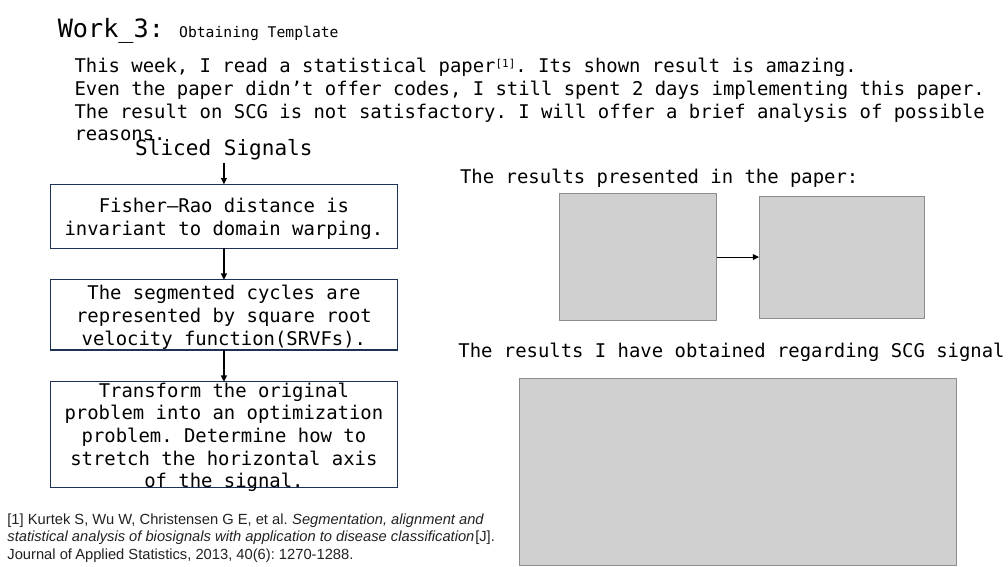
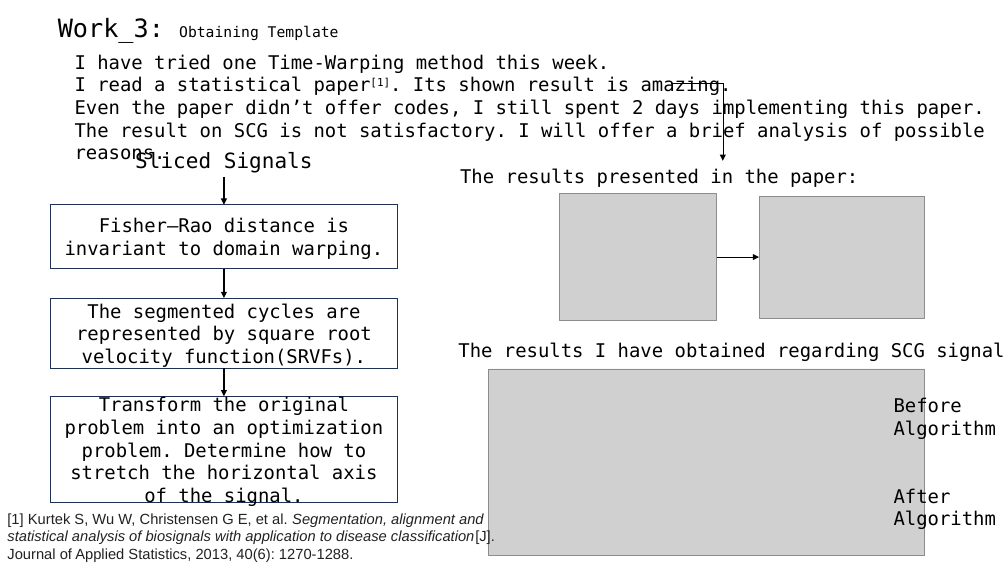
Before and after one commit to A-Big-Tortoise/Presentation, a slide deck: slide 13 of Presentation_918_JiayuChen.pptx. Drawn at 1008x567 pixels with LibreOffice and Linux fonts; fonts in the diff are those of the drawing; grey boxes stand for pictures. Boxes give left, top, right and bottom in pixels: in the first picture for what was removed or moved away, otherwise in the second. Text is boxed around its words. In the diff, an @@ line names an element or a change of style, - is before the commit and + after.

```diff
--- a/Presentation_918_JiayuChen.pptx
+++ b/Presentation_918_JiayuChen.pptx
@@ text at box(75, 54, 732, 96): text changed @@
-This week, I read a statistical paper[1]. Its shown result is amazing.
+I have tried one Time-Warping method this week.
+I read a statistical paper[1]. Its shown result is amazing.
@@ elbow arrow added from (671, 83) to (723, 161), #000000 0.5 pt @@
@@ text "Sliced Signals": place and size @@
-text "Sliced Signals" at box(135, 138, 313, 160)
+text "Sliced Signals" at box(135, 151, 313, 173)
@@ arrow moved from (224, 163) - (224, 185) to (224, 177) - (224, 205) @@
@@ 2 rectangles, 1 arrow: place and size @@
-2 rectangles, 1 arrow at box(51, 185, 398, 350)
+2 rectangles, 1 arrow at box(51, 205, 398, 368)
@@ arrow moved from (224, 350) - (224, 382) to (224, 368) - (224, 396) @@
@@ picture: place and size @@
-picture at box(520, 379, 957, 566)
+picture at box(488, 369, 925, 556)
@@ rectangle "Transform the original problem into ...": place and size @@
-rectangle "Transform the original problem into ..." at box(51, 382, 398, 488)
+rectangle "Transform the original problem into ..." at box(51, 396, 398, 503)
@@ text added at box(894, 397, 996, 440), 18 pt, text #000000 @@
+Before
+Algorithm
@@ text added at box(894, 488, 996, 530), 18 pt, text #000000 @@
+After
+Algorithm
```
Also in this commit, not shown: 13 other slides changed.
